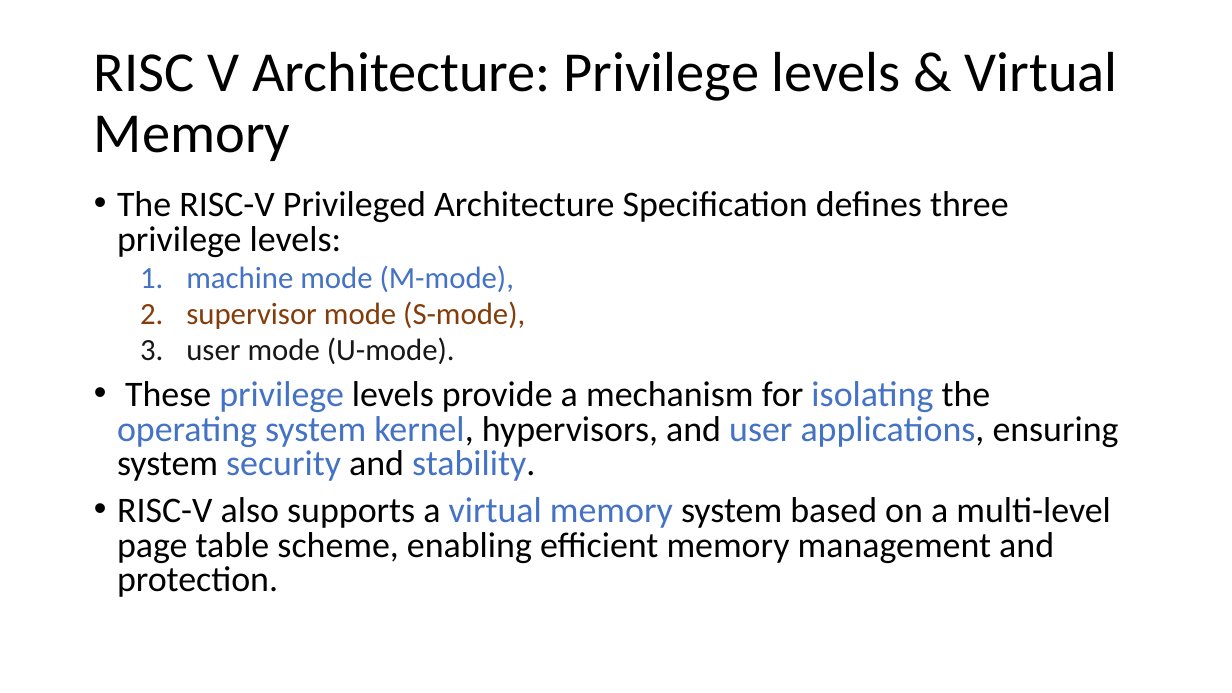
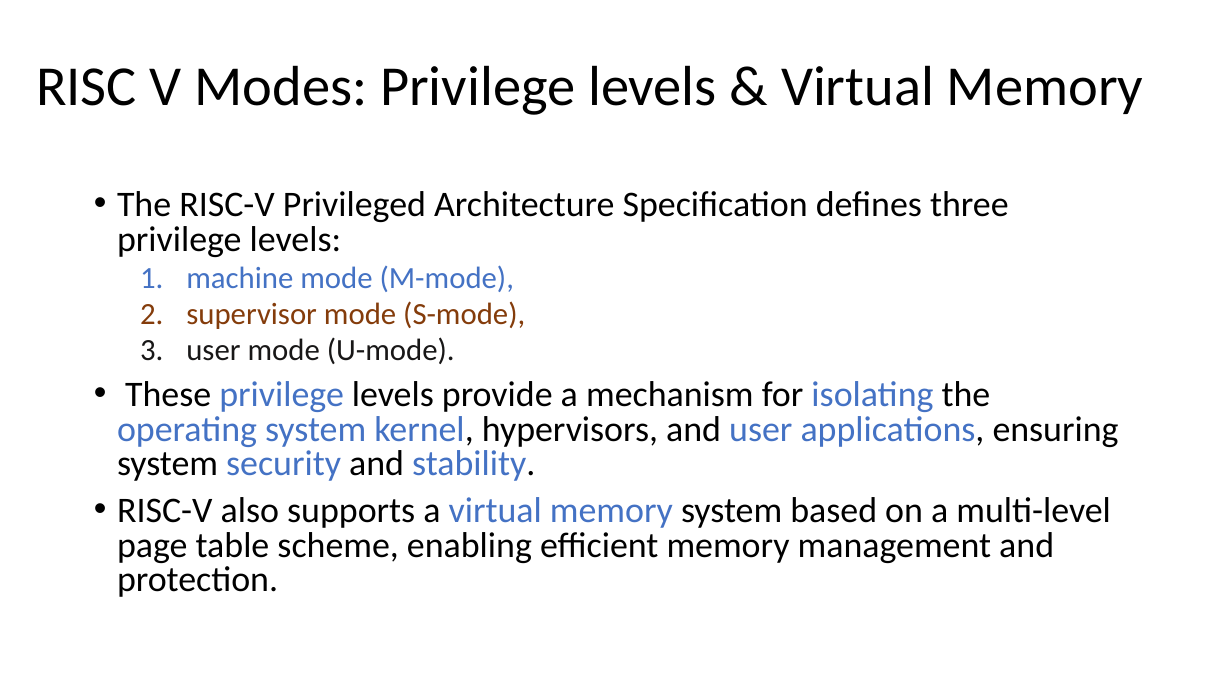
Before and after one commit to PG-DESD/CDAC_Sharing_Data, a slide deck: slide 19 of Microprocessor/TheoryLectures/RISC-V_Theory.pptx. Drawn at 1232x693 pixels with LibreOffice and Linux fonts; fonts in the diff are those of the drawing. Boxes give left, top, right and bottom in pixels: in the first picture for what was removed or moved away, otherwise in the second. Text is boxed around its words. In the diff, an @@ line names an element or a change of style, - is before the commit and + after.

```diff
--- a/Microprocessor/TheoryLectures/RISC-V_Theory.pptx
+++ b/Microprocessor/TheoryLectures/RISC-V_Theory.pptx
@@ title at [36,65,1144,115]: text changed @@
-RISC V Architecture: Privilege levels & Virtual Memory
+RISC V Modes: Privilege levels & Virtual Memory
```
Also in this commit, not shown: 1 other slide changed, 4 other files.
